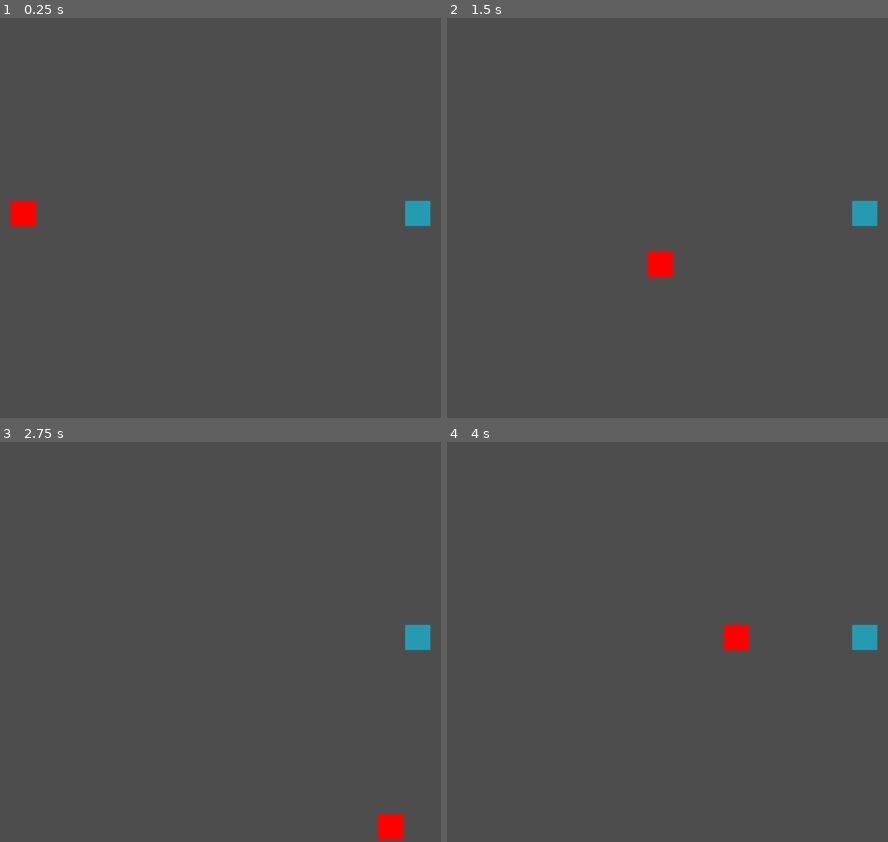
Above: before the commit, frames 1-4 (two rows, left to right).
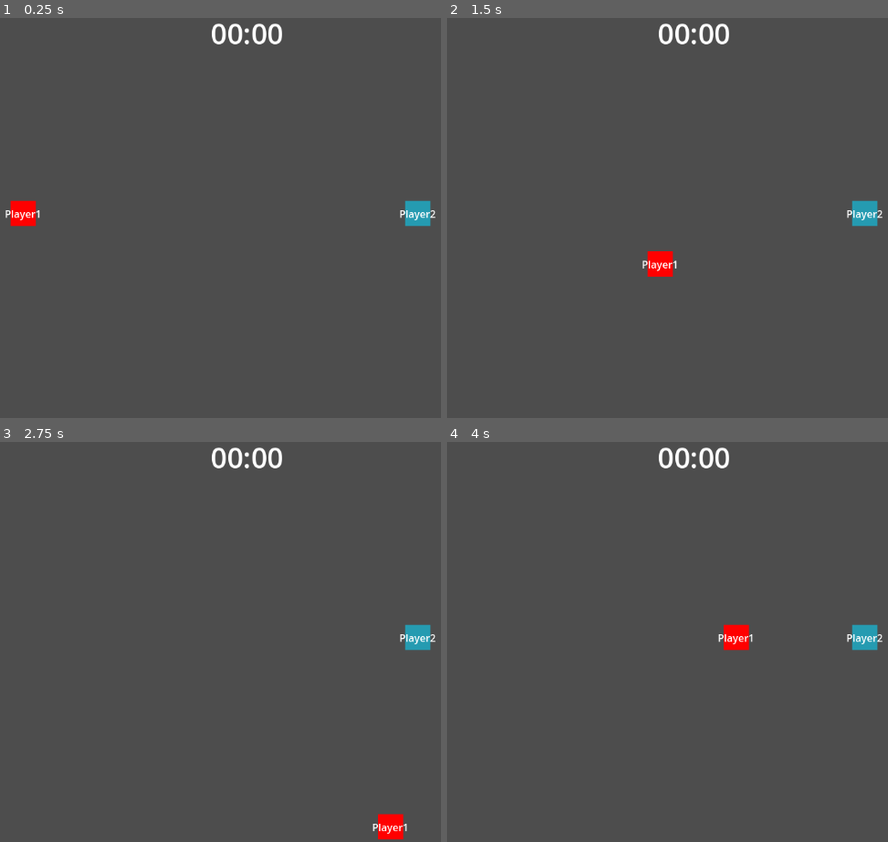
Above: after the commit, the same moments.

Repository: malceore/multiplayer_playground
Game: Godot game, scene res://scenes/levels/test_arena.tscn
The game is run twice, just before and just after one commit, with the same random seed, the same clock (stepped at 60 frames per second) and the same inputs.
Inputs:
- Up to frame 1 (0.25 s): no input
- Up to frame 2 (1.5 s): tap Enter at 0.5 s; hold D (right) 0.53-1.28 s; hold S (down) from 1.28 s (still down)
- Up to frame 3 (2.75 s): release S (down) at 2.03 s; hold D (right) from 2.03 s (still down)
- Up to frame 4 (4 s): release D (right) at 2.78 s; hold W (up) 2.78-3.53 s; hold A (left) from 3.53 s (still down)

The runs differ from the first frame. In frame 1, 0.6% of the frame differs, in the area x 1-99%, y 1-51%; in frame 2, 0.6%, in the area x 44-99%, y 1-64%; in frame 3, 0.6%; in frame 4, 0.6%.

Commit message:
adding a timer for benny

Diff:
--- a/scenes/levels/test_arena.tscn
+++ b/scenes/levels/test_arena.tscn
@@ -1,6 +1,7 @@
-[gd_scene load_steps=2 format=3 uid="uid://ccvvwbcptp2a6"]
+[gd_scene load_steps=3 format=3 uid="uid://ccvvwbcptp2a6"]
 
 [ext_resource type="PackedScene" uid="uid://cvok510p82m5y" path="res://scenes/player/player.tscn" id="1_dv7lv"]
+[ext_resource type="PackedScene" uid="uid://hey2wphj6kdt" path="res://scenes/timer/timer.tscn" id="2_v4ema"]
 
 [node name="TestArena" type="Node2D"]
 
@@ -8,11 +9,14 @@
 position = Vector2(-349, 0)
 it = true
 
-[node name="Camera2D" type="Camera2D" parent="."]
-
 [node name="Player2" parent="." instance=ExtResource("1_dv7lv")]
 position = Vector2(274, 0)
 left = "arrow_L"
 right = "arrow_R"
 up = "arrow_U"
 down = "arrow_D"
+
+[node name="Camera2D" type="Camera2D" parent="."]
+
+[node name="Timer" parent="Camera2D" instance=ExtResource("2_v4ema")]
+position = Vector2(0, -286)
--- a/scenes/player/player.gd
+++ b/scenes/player/player.gd
@@ -8,6 +8,7 @@
 @export var it = false
 
 func _ready():
+	$Label.text = name
 	if it:
 		$Body.set_color(Color.RED)
 
--- a/scenes/player/player.tscn
+++ b/scenes/player/player.tscn
@@ -20,3 +20,18 @@
 size_flags_horizontal = 4
 size_flags_vertical = 4
 color = Color(0.145098, 0.607843, 0.694118, 1)
+
+[node name="Label" type="Label" parent="."]
+anchors_preset = 8
+anchor_left = 0.5
+anchor_top = 0.5
+anchor_right = 0.5
+anchor_bottom = 0.5
+offset_left = -24.5
+offset_top = -11.5
+offset_right = 24.5
+offset_bottom = 11.5
+grow_horizontal = 2
+grow_vertical = 2
+text = "Player
+"
--- /dev/null
+++ b/scenes/timer/timer.tscn
@@ -0,0 +1,23 @@
+[gd_scene format=3 uid="uid://hey2wphj6kdt"]
+
+[node name="Timer" type="Node2D"]
+
+[node name="Timer" type="Timer" parent="."]
+
+[node name="Label" type="RichTextLabel" parent="."]
+anchors_preset = 8
+anchor_left = 0.5
+anchor_top = 0.5
+anchor_right = 0.5
+anchor_bottom = 0.5
+offset_left = -218.0
+offset_top = -31.0
+offset_right = 227.0
+offset_bottom = 32.0
+grow_horizontal = 2
+grow_vertical = 2
+theme_override_font_sizes/normal_font_size = 45
+bbcode_enabled = true
+text = "[center]00:00"
+fit_content = true
+scroll_active = false
